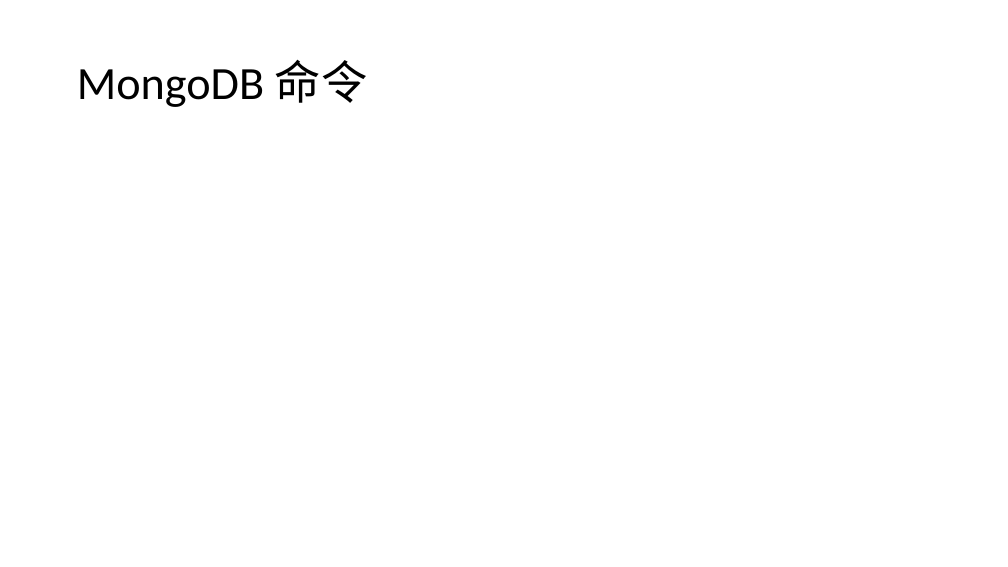
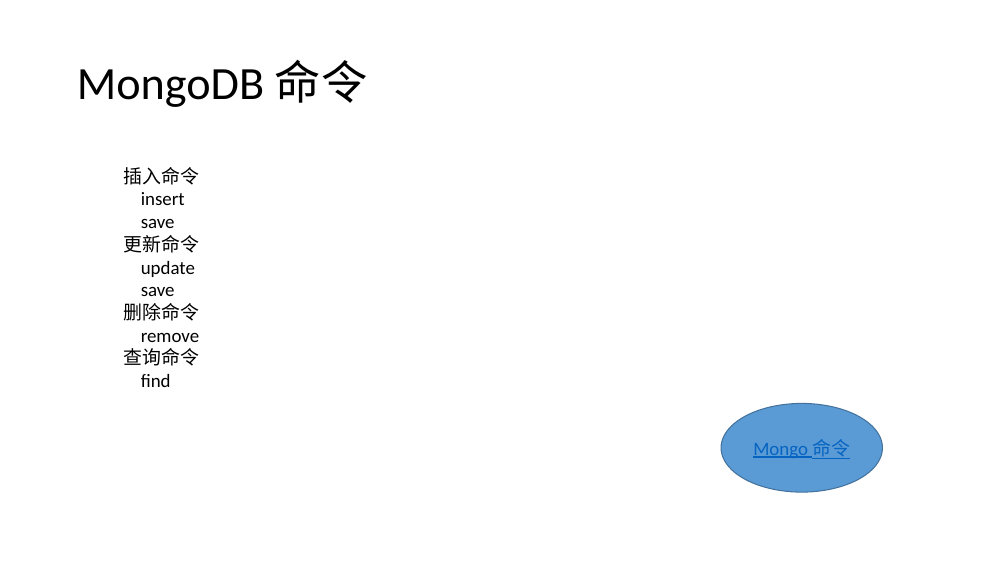
Before and after one commit to youaiwangyy/river, a slide deck: slide 7 of resources/MongoDB/mongodb.pptx. Drawn at 1008x567 pixels with LibreOffice and Linux fonts; fonts in the diff are those of the drawing. Boxes give left, top, right and bottom in pixels: in the first picture for what was removed or moved away, otherwise in the second. Text is boxed around its words. In the diff, an @@ line names an element or a change of style, - is before the commit and + after.

Commit message:
modify mongodb

```diff
--- a/resources/MongoDB/mongodb.pptx
+++ b/resources/MongoDB/mongodb.pptx
@@ text added at <box>124,167,200,387</box>, 18 pt, text #000000 @@
+插入命令
+insert
+save
+更新命令
+update
+save
+删除命令
+remove
+查询命令
+find
@@ ellipse added at <box>721,404,882,492</box>, fill #5B9BD5, outline #43739E 1 pt, 18 pt, text #0563C1, underline @@
+Mongo 命令
```
Also in this commit, not shown: 6 other slides changed, 1 slide added, 5 slides removed, 12 other files.
